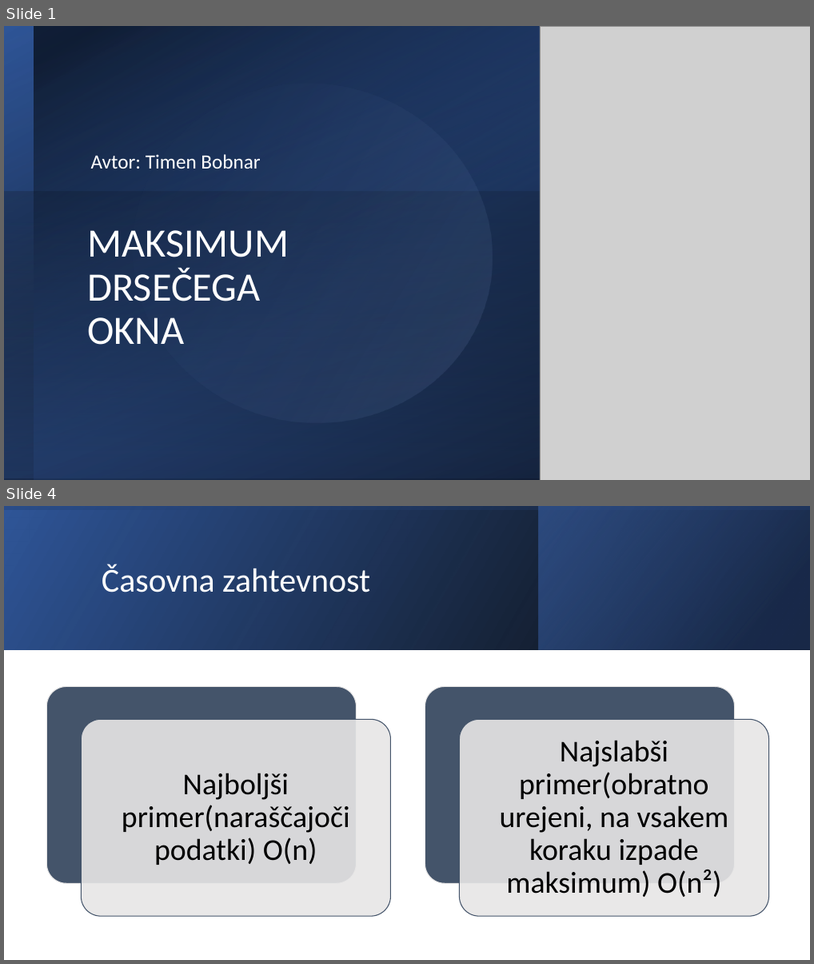
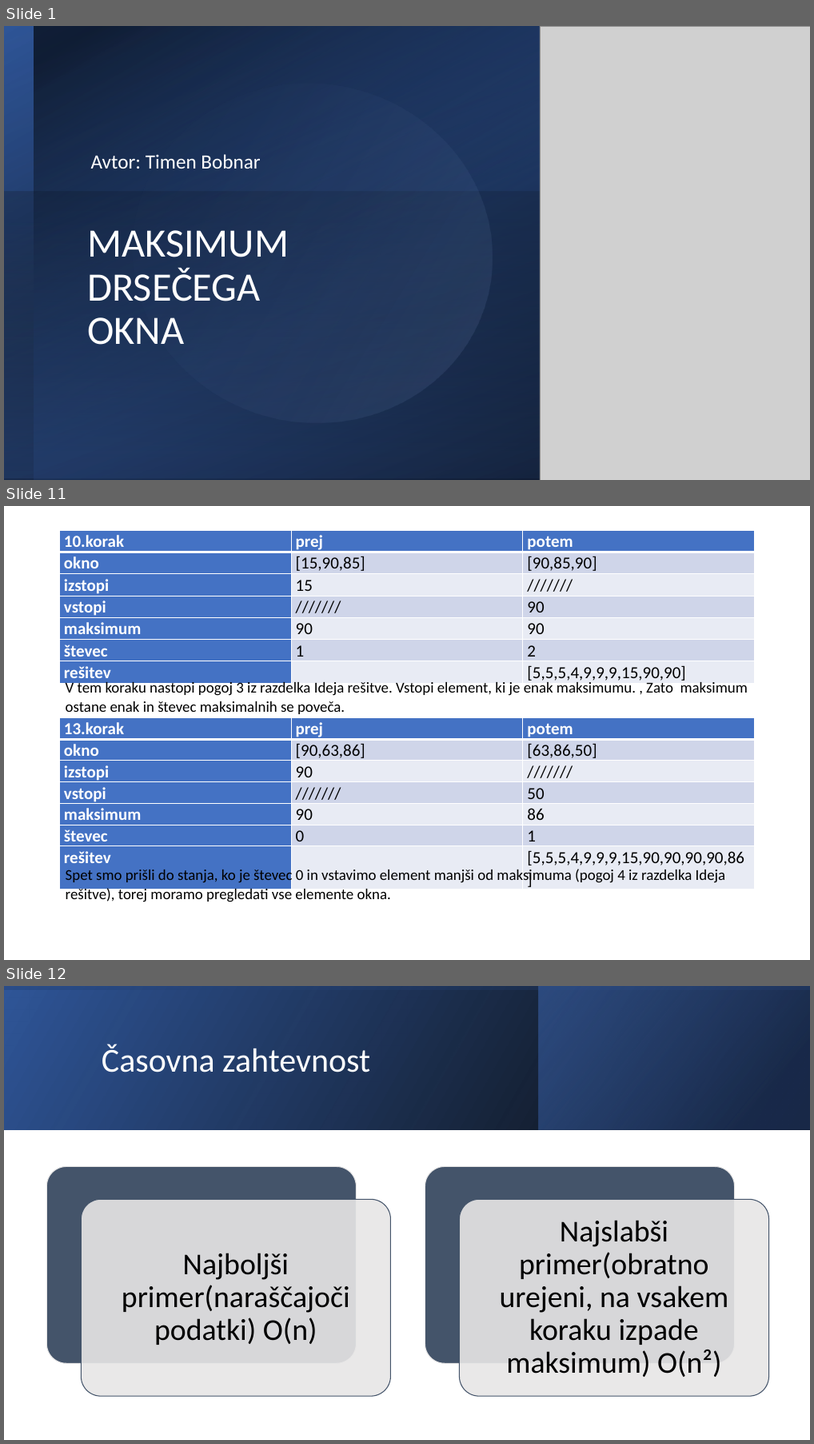
Before and after one commit to timenbob/racunalnistvo1, a slide deck: kratko vpr/MAKSIMUM DRSEČEGA.pptx. Shown one above the other, each under a label of ours: slides 1 and 4 before the commit, slides 1, 11 and 12 after it; the slides between them are not shown. The pictures are 814x964 and 814x1444 pixels, drawn with LibreOffice and Linux fonts; fonts in the diff are those of the drawing; grey boxes stand for pictures. Boxes give left, top, right and bottom in pixels: in the first picture for what was removed or moved away, otherwise in the second. Text is boxed around its words. In the diff, an @@ line names an element or a change of style, - is before the commit and + after.

```diff
--- a/kratko vpr/MAKSIMUM DRSEČEGA.pptx
+++ b/kratko vpr/MAKSIMUM DRSEČEGA.pptx
@@ slide 11 added at (4,506,810,960), background #FFFFFF @@
@@ table added at (60,530,754,823), 7 rows, 3 columns @@
+10.korak | prej | potem
+okno | [15,90,85] | [90,85,90]
+izstopi | 15 | ///////
+vstopi | /////// | 90
+maksimum | 90 | 90
+števec | 1 | 2
+rešitev |  | [5,5,5,4,9,9,9,15,90,90]
@@ text added at (66,680,748,714), 18 pt, text #000000 @@
+V tem koraku nastopi pogoj 3 iz razdelka Ideja rešitve. Vstopi element, ki je enak maksimumu. , Zato maksimum ostane enak in števec maksimalnih se poveča.
@@ table added at (60,718,754,868), 7 rows, 3 columns @@
+13.korak | prej | potem
+okno | [90,63,86] | [63,86,50]
+izstopi | 90 | ///////
+vstopi | /////// | 50
+maksimum | 90 | 86
+števec | 0 | 1
+rešitev |  | [5,5,5,4,9,9,9,15,90,90,90,90,86]
@@ text added at (66,867,726,902), 18 pt, text #000000 @@
+Spet smo prišli do stanja, ko je števec 0 in vstavimo element manjši od maksimuma (pogoj 4 iz razdelka Ideja rešitve), torej moramo pregledati vse elemente okna.
@@ what was slide 4 is now slide 12 @@
```
Also in this commit, not shown: 1 slide changed, 9 other slides added, 2 slides removed, 19 other files.
